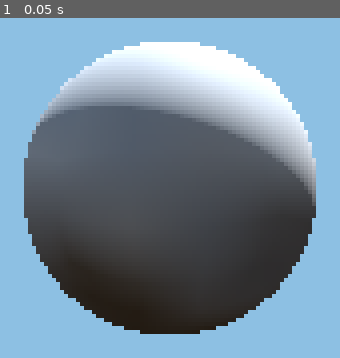
Above: before the commit, frame 1.
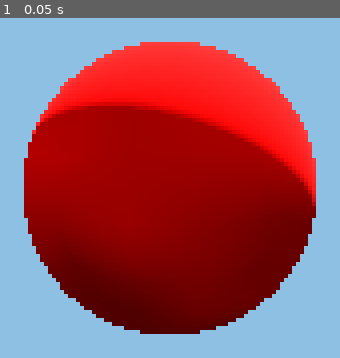
Above: after the commit, the same moment.

Repository: trflorian/virtual-hand-clone
Game: Godot game, scene res://world.tscn
Two runs of this game, one before a commit and one after it. Both use one fixed random seed, a clock stepped at 60 frames per second and the inputs below.
Inputs:
- Up to frame 1 (0.05 s): no input

The runs differ from the first frame. In frame 1, 59% of the frame differs, in the area x 7-93%, y 7-93%.

Commit message:
finger type definition and touch detection

Diff:
--- a/godot/hand.gd
+++ b/godot/hand.gd
@@ -13,7 +13,7 @@
 	[0, 17], [13, 17], [17, 18], [18, 19], [19, 20], # Pinky
 ]
 
-var landmark_sphere: PackedScene = preload("res://landmark_sphere.tscn")
+var landmark_sphere: PackedScene = preload("res://hand_landmark.tscn")
 
 var hand_landmarks: Array[Node3D] = []
 var hand_lines: Array[MeshInstance3D] = []
@@ -27,7 +27,8 @@
 
 func _create_hand_landmark_spheres() -> void:
 	for i in range(NUM_LANDMARKS):
-		var landmark_instance = landmark_sphere.instantiate()
+		var landmark_instance = landmark_sphere.instantiate() as HandLandmark
+		landmark_instance.from_landmark_id(i)
 		add_child(landmark_instance)
 		hand_landmarks.append(landmark_instance)
 
--- /dev/null
+++ b/godot/hand_landmark.gd
@@ -0,0 +1,66 @@
+extends Area3D
+
+class_name HandLandmark
+
+enum LandmarkType {
+	TIP, OTHER
+}
+
+enum Finger {
+	ROOT, THUMB, INDEX, MIDDLE, RING, PINKY
+}
+
+const FINGER_TIPS = [
+	4, 8, 12, 16, 20
+]
+
+@export var sphere: MeshInstance3D
+
+var landmark_id: int
+var finger: Finger
+var type: LandmarkType
+
+var _material: Material
+var _touching_tips: int = 0
+
+func _ready() -> void:
+	_material = StandardMaterial3D.new()
+	sphere.set_surface_override_material(0, _material)
+	area_entered.connect(_on_area_entered)
+	area_exited.connect(_on_area_exited)
+
+func _process(_delta: float) -> void:
+	_material.albedo_color = Color.RED if _touching_tips > 0 else Color.WHITE
+
+func is_interaction(lm1: HandLandmark, lm2: HandLandmark) -> bool:
+	if lm1.type != LandmarkType.TIP or lm2.type != LandmarkType.TIP:
+		return false
+
+	return lm1.finger == Finger.THUMB or lm2.finger == Finger.THUMB
+
+func from_landmark_id(id: int) -> void:
+	landmark_id = id
+	type = LandmarkType.TIP if id in FINGER_TIPS else LandmarkType.OTHER
+
+	if id == 0:
+		finger = Finger.ROOT
+	elif id <= 4:
+		finger = Finger.THUMB
+	elif id <= 8:
+		finger = Finger.INDEX
+	elif id <= 12:
+		finger = Finger.MIDDLE
+	elif id <= 16:
+		finger = Finger.RING
+	else:
+		finger = Finger.PINKY
+
+func _on_area_entered(area: Area3D) -> void:
+	var other_landmark = area as HandLandmark
+	if is_interaction(self, other_landmark):
+		_touching_tips += 1
+
+func _on_area_exited(area: Area3D) -> void:
+	var other_landmark = area as HandLandmark
+	if is_interaction(self, other_landmark):
+		_touching_tips -= 1
--- /dev/null
+++ b/godot/hand_landmark.tscn
@@ -0,0 +1,20 @@
+[gd_scene load_steps=4 format=3 uid="uid://b03ewirciycji"]
+
+[ext_resource type="Script" path="res://hand_landmark.gd" id="1_e36bc"]
+
+[sub_resource type="CylinderShape3D" id="CylinderShape3D_rj0g2"]
+height = 1.5
+radius = 0.7
+
+[sub_resource type="SphereMesh" id="SphereMesh_wshx6"]
+
+[node name="HandLandmark" type="Area3D" node_paths=PackedStringArray("sphere")]
+script = ExtResource("1_e36bc")
+sphere = NodePath("Sphere")
+
+[node name="CollisionShape3D" type="CollisionShape3D" parent="."]
+transform = Transform3D(1, 0, 0, 0, -4.37114e-08, -1, 0, 1, -4.37114e-08, 0, 0, 0)
+shape = SubResource("CylinderShape3D_rj0g2")
+
+[node name="Sphere" type="MeshInstance3D" parent="."]
+mesh = SubResource("SphereMesh_wshx6")
--- a/godot/landmark_sphere.tscn
+++ /dev/null
@@ -1,6 +0,0 @@
-[gd_scene load_steps=2 format=3 uid="uid://b03ewirciycji"]
-
-[sub_resource type="SphereMesh" id="SphereMesh_dc8cm"]
-
-[node name="LandmarkSphere" type="MeshInstance3D"]
-mesh = SubResource("SphereMesh_dc8cm")
